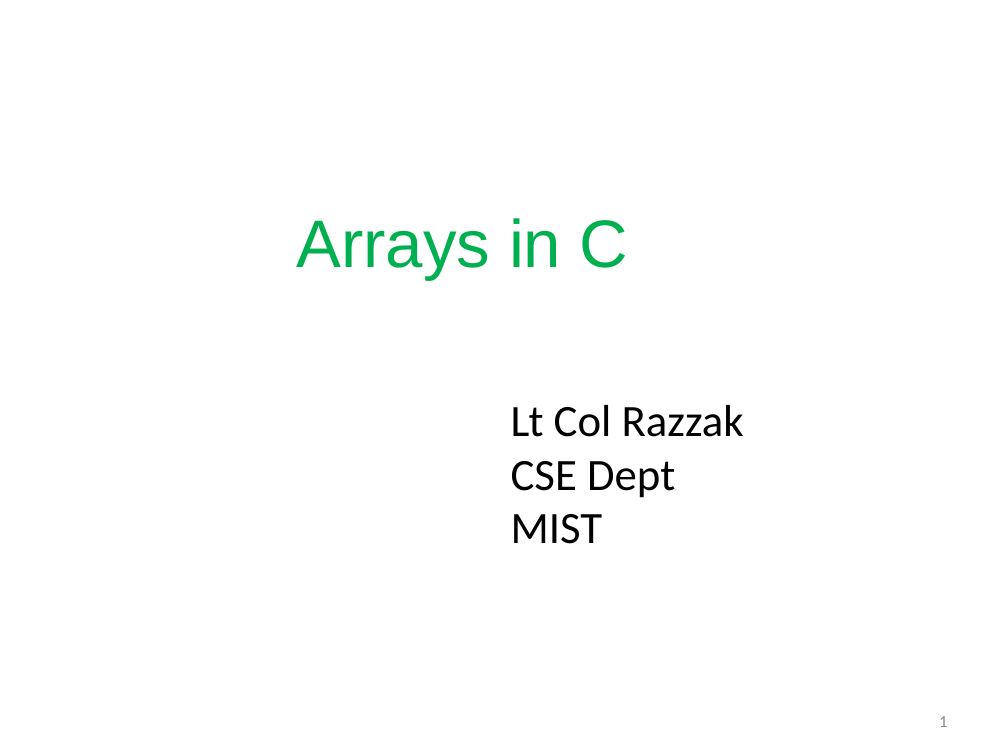
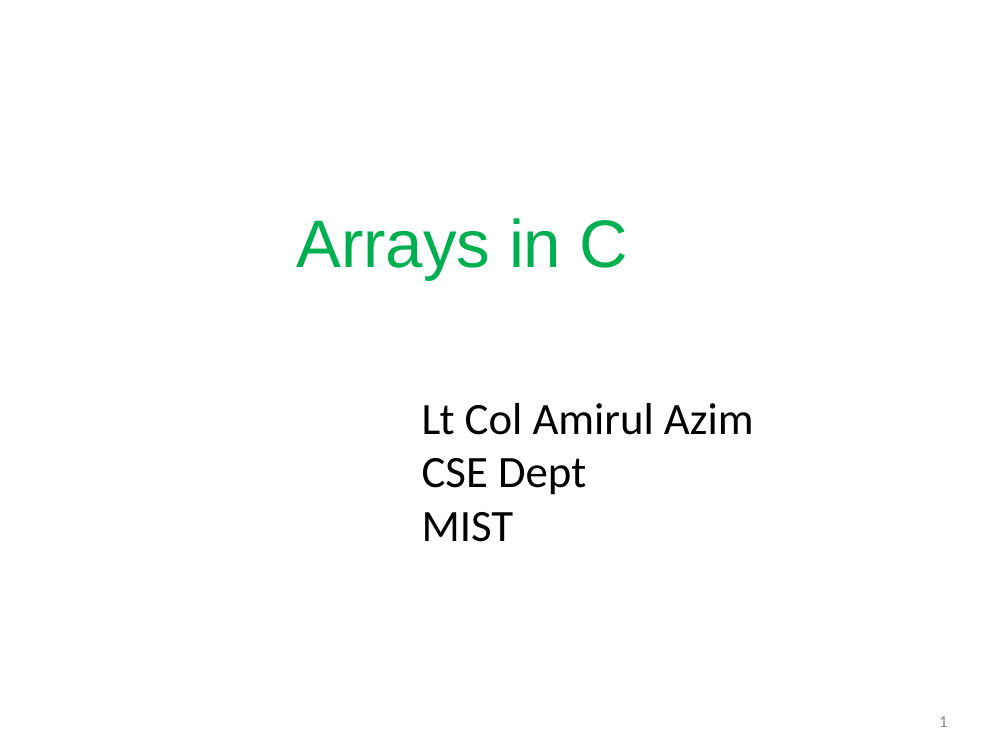
Before and after one commit to jakariamd/jakariamd.github.io, a slide deck: slide 1 of files/CSE291MIST/slides/9.ppt. Drawn at 1008x756 pixels with LibreOffice and Linux fonts; fonts in the diff are those of the drawing. Boxes give left, top, right and bottom in pixels: in the first picture for what was removed or moved away, otherwise in the second. Text is boxed around its words. In the diff, an @@ line names an element or a change of style, - is before the commit and + after.

```diff
--- a/files/CSE291MIST/slides/9.ppt
+++ b/files/CSE291MIST/slides/9.ppt
@@ text "Lt Col Amirul Azim": place and size @@
-text "Lt Col Amirul Azim" at [511, 405, 744, 544]
+text "Lt Col Amirul Azim" at [422, 403, 754, 542]
@@ text at [422, 403, 754, 435]: text changed @@
-Lt Col Razzak
+Lt Col Amirul Azim
```
Also in this commit, not shown: 1 other slide changed, 7 other files.
